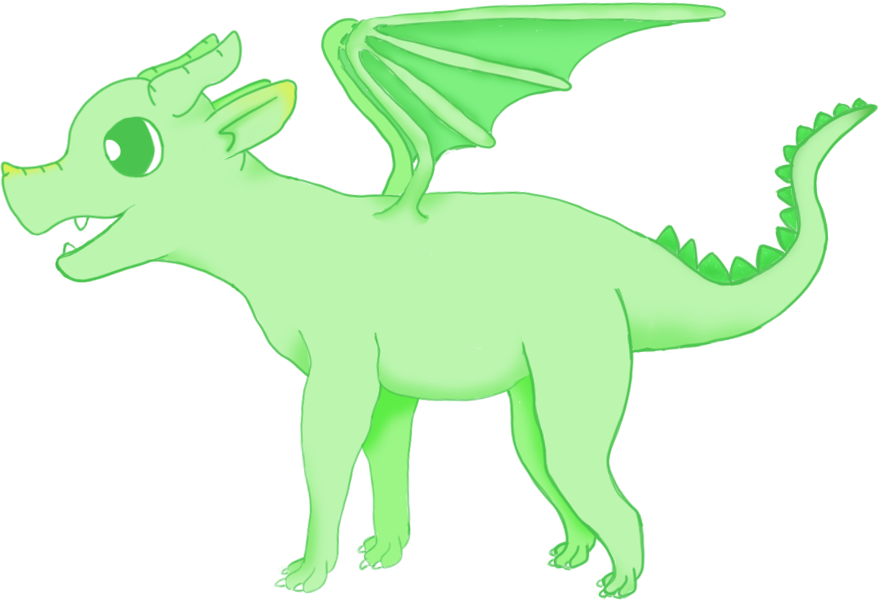
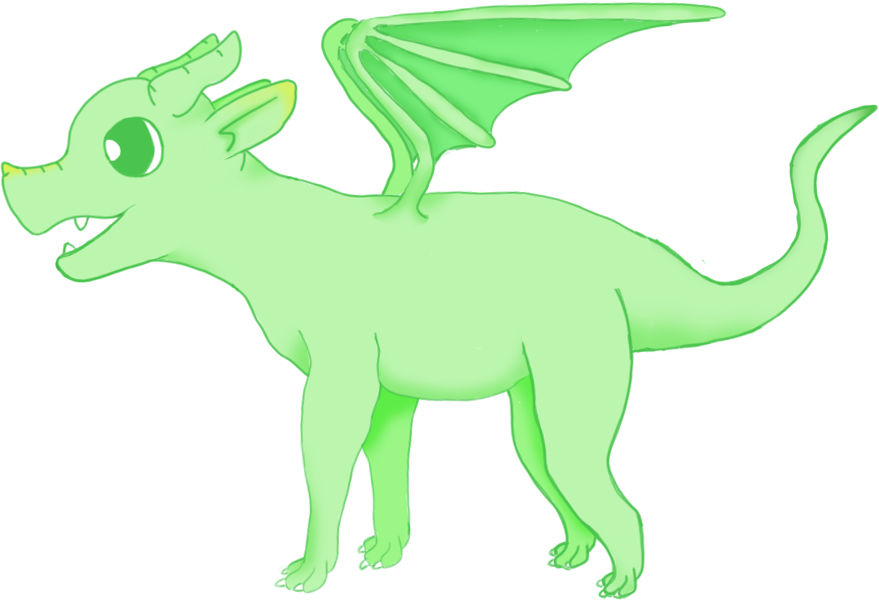
Two versions of the same layered image (879 x 603). Layer-by-layer changes:
painted on "Line" (12th of 12, in "Lines_Anim" › "Tail") over [656, 97, 876, 283]
